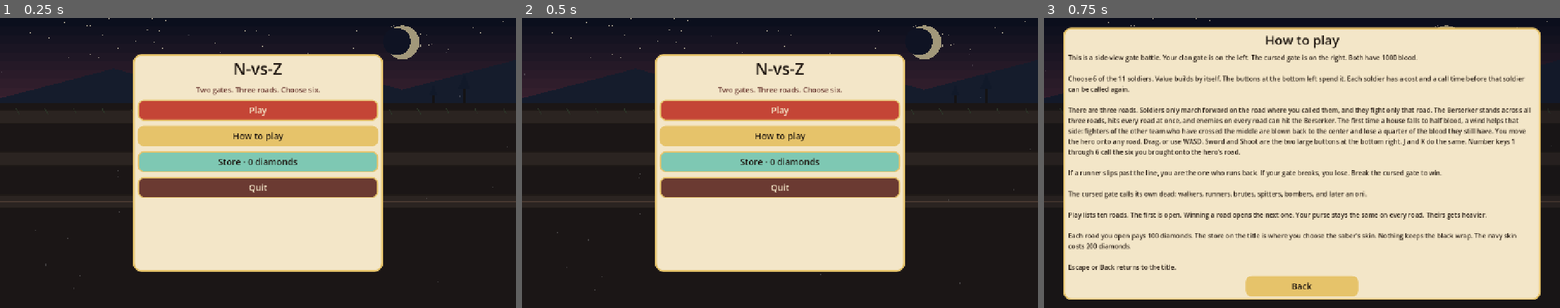
Above: before the commit, frames 1-3 (left to right).
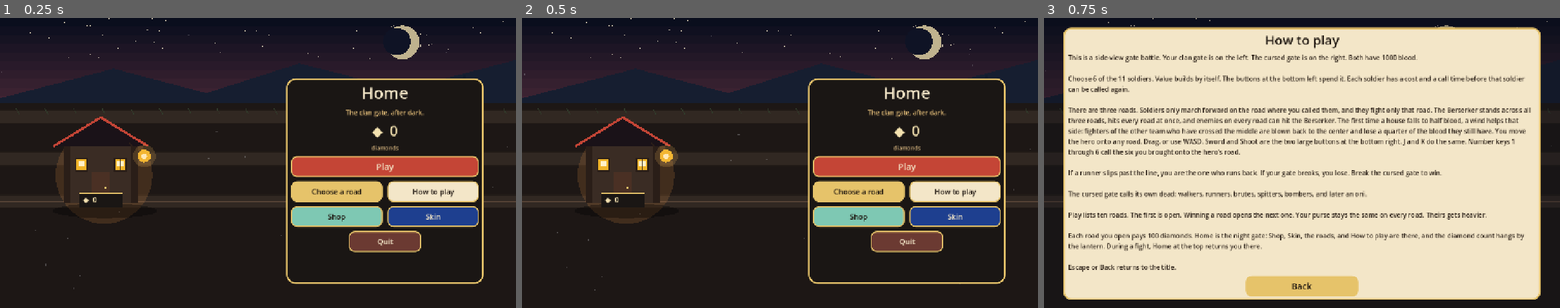
Above: after the commit, the same moments.

Repository: thomakhy025-code/n-vs-z
Game: Godot game, scene res://scenes/main.tscn
Two runs of this game, one before a commit and one after it. Both use one fixed random seed, a clock stepped at 60 frames per second and the inputs below.
Inputs:
- Up to frame 1 (0.25 s): no input
- Up to frame 2 (0.5 s): no input
- Up to frame 3 (0.75 s): click "How to play" at 0.5 s

The runs differ from the first frame. In frame 1, 44% of the frame differs, in the area x 5-98%, y 0-92%; in frame 2, 44%; in frame 3, 1.2%.

Commit message:
Add a night home porch you can open from a fight.
Co-authored-by: Cursor <cursoragent@cursor.com>

Diff:
--- a/scripts/battle.gd
+++ b/scripts/battle.gd
@@ -62,6 +62,7 @@
 var sword_btn: Button
 var shoot_btn: Button
 var pause_btn: Button
+var home_btn: Button
 var player_track: ColorRect
 var enemy_track: ColorRect
 var hint: Label
@@ -194,6 +195,12 @@
 	UiSkin.apply(pause_btn, Color("f3e6c8"), 16)
 	pause_btn.pressed.connect(_toggle_pause)
 	hud.add_child(pause_btn)
+	home_btn = Button.new()
+	home_btn.text = "Home"
+	home_btn.focus_mode = Control.FOCUS_NONE
+	UiSkin.apply(home_btn, Color("e6c36a"), 16)
+	home_btn.pressed.connect(_go_home)
+	hud.add_child(home_btn)
 	sword_btn = Button.new()
 	sword_btn.text = "SWORD"
 	shoot_btn = Button.new()
@@ -292,8 +299,11 @@
 		player_track.position = Vector2(24, 48)
 		enemy_track.position = Vector2(size.x - 244, 48)
 	if pause_btn != null:
-		pause_btn.position = Vector2(size.x * 0.5 - 46, 66)
+		pause_btn.position = Vector2(size.x * 0.5 + 6.0, 66)
 		pause_btn.size = Vector2(92, 36)
+	if home_btn != null:
+		home_btn.position = Vector2(size.x * 0.5 - 98.0, 66)
+		home_btn.size = Vector2(92, 36)
 
 
 func _process(delta: float) -> void:
@@ -703,7 +713,7 @@
 		actions.append({"text": "Next level", "color": Color("c44536"), "call": Callable(get_parent(), "next_level")})
 	actions.append({"text": "Rematch", "color": Color("e6c36a"), "call": Callable(get_parent(), "rematch")})
 	actions.append({"text": "Change the six", "color": Color("d7c4a3"), "call": Callable(get_parent(), "change_squad")})
-	actions.append({"text": "Title", "color": Color("f7f1df"), "call": Callable(get_parent(), "show_title")})
+	actions.append({"text": "Home", "color": Color("f7f1df"), "call": Callable(get_parent(), "show_title")})
 	end_layer = _overlay(title, body, actions)
 	layer.add_child(end_layer)
 
@@ -717,10 +727,17 @@
 	paused = true
 	pause_layer = _overlay("Paused", "The road waits. Your soldiers hold still until you return.", [
 		{"text": "Resume", "color": Color("7dce6a"), "call": Callable(self, "_close_pause")},
+		{"text": "Home", "color": Color("e6c36a"), "call": Callable(self, "_go_home")},
 		{"text": "Rematch", "color": Color("c44536"), "call": Callable(get_parent(), "rematch")},
-		{"text": "Change the six", "color": Color("e6c36a"), "call": Callable(get_parent(), "change_squad")},
+		{"text": "Change the six", "color": Color("d7c4a3"), "call": Callable(get_parent(), "change_squad")},
 	])
 	layer.add_child(pause_layer)
+
+
+func _go_home() -> void:
+	var host := get_parent()
+	if host != null and host.has_method("show_title"):
+		host.show_title()
 
 
 func _close_pause() -> void:
--- a/scripts/main.gd
+++ b/scripts/main.gd
@@ -21,7 +21,7 @@
 
 Play lists ten roads. The first is open. Winning a road opens the next one. Your purse stays the same on every road. Theirs gets heavier.
 
-Each road you open pays 100 diamonds. The store on the title is where you choose the saber's skin. Nothing keeps the black wrap. The navy skin costs 200 diamonds.
+Each road you open pays 100 diamonds. Home is the night gate: Shop, Skin, the roads, and How to play are there, and the diamond count hangs by the lantern. During a fight, Home at the top returns you there.
 
 Escape or Back returns to the title."
 
@@ -123,7 +123,7 @@
 func _unhandled_input(event: InputEvent) -> void:
 	if not event.is_action_pressed("pause"):
 		return
-	if screen == "how" or screen == "levels" or screen == "store":
+	if screen == "how" or screen == "levels" or screen == "shop" or screen == "skin":
 		_show_menu()
 		get_viewport().set_input_as_handled()
 	elif screen == "select":
@@ -140,39 +140,70 @@
 	add_child(root)
 	root.add_child(SceneryScript.new())
 	var dim := ColorRect.new()
-	dim.color = Color(0.04, 0.05, 0.09, 0.35)
+	dim.color = Color(0.02, 0.03, 0.08, 0.22)
 	dim.set_anchors_preset(Control.PRESET_FULL_RECT)
 	dim.mouse_filter = Control.MOUSE_FILTER_IGNORE
 	root.add_child(dim)
+	var yard := HomeYard.new()
+	yard.diamonds = diamonds
+	root.add_child(yard)
 	var panel := PanelContainer.new()
 	panel.set_anchors_preset(Control.PRESET_CENTER)
-	panel.offset_left = -310
-	panel.offset_right = 310
-	panel.offset_top = -270
-	panel.offset_bottom = 270
-	panel.add_theme_stylebox_override("panel", UiSkin.panel(Color("f3e6c8"), Color("e6c36a"), 20, 4))
+	panel.offset_left = 70
+	panel.offset_right = 560
+	panel.offset_top = -210
+	panel.offset_bottom = 300
+	panel.add_theme_stylebox_override("panel", UiSkin.panel(Color("1a1614"), Color("e6c36a"), 22, 4))
 	root.add_child(panel)
 	var box := VBoxContainer.new()
-	box.add_theme_constant_override("separation", 12)
+	box.add_theme_constant_override("separation", 10)
 	panel.add_child(box)
-	var title := UiSkin.label("N-vs-Z", 40, Color("1c140e"))
+	var title := UiSkin.label("Home", 40, Color("f3e6c8"))
 	title.horizontal_alignment = HORIZONTAL_ALIGNMENT_CENTER
 	title.mouse_filter = Control.MOUSE_FILTER_IGNORE
 	box.add_child(title)
-	var sub := UiSkin.label("Two gates. Three roads. Choose six.", 18, Color("6b3a32"))
-	sub.horizontal_alignment = HORIZONTAL_ALIGNMENT_CENTER
-	sub.mouse_filter = Control.MOUSE_FILTER_IGNORE
-	box.add_child(sub)
+	var night := UiSkin.label("The clan gate, after dark.", 16, Color("e7c07a"))
+	night.horizontal_alignment = HORIZONTAL_ALIGNMENT_CENTER
+	night.mouse_filter = Control.MOUSE_FILTER_IGNORE
+	box.add_child(night)
+	var purse := UiSkin.label("◆  %d" % diamonds, 34, Color("f4e2b0"))
+	purse.horizontal_alignment = HORIZONTAL_ALIGNMENT_CENTER
+	purse.mouse_filter = Control.MOUSE_FILTER_IGNORE
+	box.add_child(purse)
+	var diamonds_name := UiSkin.label("diamonds", 14, Color("c4a574"))
+	diamonds_name.horizontal_alignment = HORIZONTAL_ALIGNMENT_CENTER
+	diamonds_name.mouse_filter = Control.MOUSE_FILTER_IGNORE
+	box.add_child(diamonds_name)
 	var nxt := _next_index()
 	if nxt >= 1:
 		var road: Dictionary = Levels.level(nxt)
-		box.add_child(_menu_button("Next level · %s" % str(road["name"]), Color("c44536"), next_level))
-		box.add_child(_menu_button("Choose a road", Color("e6c36a"), _show_levels))
+		box.add_child(_menu_button("Next level · %s" % str(road["name"]), Color("c44536"), next_level, 420))
 	else:
-		box.add_child(_menu_button("Play", Color("c44536"), _show_levels))
-	box.add_child(_menu_button("How to play", Color("e6c36a"), _show_how))
-	box.add_child(_menu_button("Store · %d diamonds" % diamonds, Color("7ec8b3"), _show_store))
-	box.add_child(_menu_button("Quit", Color("6b3a32"), func() -> void: get_tree().quit()))
+		box.add_child(_menu_button("Play", Color("c44536"), _show_levels, 420))
+	box.add_child(_home_pair(
+		"Choose a road", Color("e6c36a"), _show_levels,
+		"How to play", Color("f3e6c8"), _show_how
+	))
+	box.add_child(_home_pair(
+		"Shop", Color("7ec8b3"), _show_shop,
+		"Skin", Color("1e3f8f"), _show_skin
+	))
+	var quit := _menu_button("Quit", Color("6b3a32"), func() -> void: get_tree().quit(), 180, 18)
+	quit.size_flags_horizontal = Control.SIZE_SHRINK_CENTER
+	box.add_child(quit)
+
+
+func _home_pair(left_text: String, left_color: Color, left_call: Callable, right_text: String, right_color: Color, right_call: Callable) -> HBoxContainer:
+	var row := HBoxContainer.new()
+	row.alignment = BoxContainer.ALIGNMENT_CENTER
+	row.add_theme_constant_override("separation", 12)
+	var left := _menu_button(left_text, left_color, left_call, 204, 18)
+	left.size_flags_horizontal = Control.SIZE_EXPAND_FILL
+	var right := _menu_button(right_text, right_color, right_call, 204, 18)
+	right.size_flags_horizontal = Control.SIZE_EXPAND_FILL
+	row.add_child(left)
+	row.add_child(right)
+	return row
 
 
 func _show_how() -> void:
@@ -194,14 +225,64 @@
 	box.add_child(back)
 
 
-func _show_store() -> void:
-	screen = "store"
-	var box := _open_page("Store")
-	var purse := UiSkin.label("Diamonds  %d" % diamonds, 22, Color("1c140e"))
+func _show_shop() -> void:
+	screen = "shop"
+	var box := _open_page("Shop")
+	var purse := UiSkin.label("◆  %d diamonds" % diamonds, 22, Color("1c140e"))
 	purse.horizontal_alignment = HORIZONTAL_ALIGNMENT_CENTER
 	purse.mouse_filter = Control.MOUSE_FILTER_IGNORE
 	box.add_child(purse)
-	var pay := UiSkin.label("Choose what the saber wears. A new road pays %d diamonds." % ROAD_DIAMONDS, 16, Color("6b3a32"))
+	var pay := UiSkin.label("A new road pays %d diamonds. Skins are worn from the home porch." % ROAD_DIAMONDS, 16, Color("6b3a32"))
+	pay.horizontal_alignment = HORIZONTAL_ALIGNMENT_CENTER
+	pay.autowrap_mode = TextServer.AUTOWRAP_WORD_SMART
+	pay.mouse_filter = Control.MOUSE_FILTER_IGNORE
+	box.add_child(pay)
+	var stage := SaberPreview.new()
+	stage.navy = true
+	stage.custom_minimum_size = Vector2(0, 220)
+	stage.size_flags_horizontal = Control.SIZE_EXPAND_FILL
+	stage.mouse_filter = Control.MOUSE_FILTER_IGNORE
+	box.add_child(stage)
+	var name := UiSkin.label("Navy saber skin", 26, Color("1c140e"))
+	name.horizontal_alignment = HORIZONTAL_ALIGNMENT_CENTER
+	name.mouse_filter = Control.MOUSE_FILTER_IGNORE
+	box.add_child(name)
+	var blurb := UiSkin.label("Navy hood, gold trim, red scarf, and the long grey sword.", 16, Color("2c2118"))
+	blurb.horizontal_alignment = HORIZONTAL_ALIGNMENT_CENTER
+	blurb.autowrap_mode = TextServer.AUTOWRAP_WORD_SMART
+	blurb.mouse_filter = Control.MOUSE_FILTER_IGNORE
+	box.add_child(blurb)
+	var caption := "Owned"
+	var color := Color("e6c36a")
+	if not saber_skin:
+		caption = "Unlock for %d diamonds" % SABER_SKIN_COST
+		color = Color("1e3f8f")
+	var buy := _menu_button(caption, color, _buy_saber_skin)
+	buy.disabled = saber_skin or diamonds < SABER_SKIN_COST
+	buy.size_flags_horizontal = Control.SIZE_SHRINK_CENTER
+	box.add_child(buy)
+	var back := _menu_button("Back", Color("e6c36a"), _show_menu)
+	back.size_flags_horizontal = Control.SIZE_SHRINK_CENTER
+	box.add_child(back)
+
+
+func _buy_saber_skin() -> void:
+	if saber_skin or diamonds < SABER_SKIN_COST:
+		return
+	diamonds -= SABER_SKIN_COST
+	saber_skin = true
+	_save_progress()
+	_show_shop()
+
+
+func _show_skin() -> void:
+	screen = "skin"
+	var box := _open_page("Skin")
+	var purse := UiSkin.label("◆  %d diamonds" % diamonds, 22, Color("1c140e"))
+	purse.horizontal_alignment = HORIZONTAL_ALIGNMENT_CENTER
+	purse.mouse_filter = Control.MOUSE_FILTER_IGNORE
+	box.add_child(purse)
+	var pay := UiSkin.label("Choose what the saber wears.", 16, Color("6b3a32"))
 	pay.horizontal_alignment = HORIZONTAL_ALIGNMENT_CENTER
 	pay.mouse_filter = Control.MOUSE_FILTER_IGNORE
 	box.add_child(pay)
@@ -240,14 +321,14 @@
 	var caption := "Wearing this"
 	var color := Color("e6c36a")
 	if navy and not saber_skin:
-		caption = "Unlock for %d diamonds" % SABER_SKIN_COST
+		caption = "In the shop"
 		color = Color("1e3f8f")
 		wearing = false
 	elif not wearing:
 		caption = "Wear this"
 		color = Color("1e3f8f") if navy else Color("1a1216")
 	var button := _menu_button(caption, color, _wear_saber.bind(navy))
-	button.disabled = wearing or (navy and not saber_skin and diamonds < SABER_SKIN_COST)
+	button.disabled = wearing or (navy and not saber_skin)
 	button.custom_minimum_size = Vector2(280, 52)
 	column.add_child(button)
 	return column
@@ -256,16 +337,13 @@
 func _wear_saber(navy: bool) -> void:
 	if navy:
 		if not saber_skin:
-			if diamonds < SABER_SKIN_COST:
-				return
-			diamonds -= SABER_SKIN_COST
-			saber_skin = true
+			return
 		saber_worn = "navy"
 	else:
 		saber_worn = "none"
 	Painter.saber_navy = saber_worn == "navy"
 	_save_progress()
-	_show_store()
+	_show_skin()
 
 
 func _show_levels() -> void:
@@ -812,12 +890,12 @@
 	return found
 
 
-func _menu_button(text: String, color: Color, action: Callable) -> Button:
+func _menu_button(text: String, color: Color, action: Callable, wide: float = 280.0, font_px: int = 22) -> Button:
 	var button := Button.new()
 	button.text = text
-	button.custom_minimum_size = Vector2(280, 52)
+	button.custom_minimum_size = Vector2(wide, 52)
 	var lum := color.r * 0.3 + color.g * 0.59 + color.b * 0.11
-	UiSkin.apply(button, color, 22, Color("1c140e") if lum > 0.62 else Color("f3e6c8"))
+	UiSkin.apply(button, color, font_px, Color("1c140e") if lum > 0.62 else Color("f3e6c8"))
 	button.pressed.connect(func() -> void:
 		Sfx.play("click", 1.0, -6.0)
 		action.call()
@@ -825,6 +903,49 @@
 	return button
 
 
+class HomeYard:
+	extends Node2D
+
+	var diamonds: int = 0
+
+	func _draw() -> void:
+		var size := get_viewport_rect().size
+		var foot := Vector2(250.0, size.y * 0.64)
+		draw_circle(foot + Vector2(8.0, -70.0), 120.0, Color(1.0, 0.62, 0.28, 0.16))
+		draw_ellipse(foot + Vector2(10.0, 18.0), 130.0, 18.0, Color(0, 0, 0, 0.35))
+		var wall := Rect2(foot.x - 92.0, foot.y - 150.0, 184.0, 150.0)
+		draw_rect(wall, Color("3a2c24"))
+		draw_rect(Rect2(wall.position.x, wall.position.y, 16.0, wall.size.y), Color("2a1e18"))
+		draw_rect(Rect2(wall.end.x - 16.0, wall.position.y, 16.0, wall.size.y), Color("2a1e18"))
+		draw_colored_polygon(PackedVector2Array([
+			Vector2(foot.x - 118.0, foot.y - 142.0),
+			Vector2(foot.x, foot.y - 214.0),
+			Vector2(foot.x + 118.0, foot.y - 142.0),
+		]), Color("1a1218"))
+		draw_line(Vector2(foot.x - 118.0, foot.y - 142.0), Vector2(foot.x, foot.y - 214.0), Color("c44536"), 6.0)
+		draw_line(Vector2(foot.x, foot.y - 214.0), Vector2(foot.x + 118.0, foot.y - 142.0), Color("c44536"), 6.0)
+		_window(foot + Vector2(-48.0, -96.0))
+		_window(foot + Vector2(48.0, -96.0))
+		draw_rect(Rect2(foot.x - 22.0, foot.y - 78.0, 44.0, 78.0), Color("4a3024"))
+		draw_circle(foot + Vector2(12.0, -40.0), 3.0, Color("e6c36a"))
+		var lamp := foot + Vector2(108.0, -118.0)
+		draw_line(Vector2(foot.x + 70.0, foot.y - 150.0), lamp, Color("2a1e18"), 3.0)
+		draw_circle(lamp, 16.0, Color("f0b429"))
+		draw_circle(lamp, 7.0, Color("fff1c9"))
+		draw_circle(lamp, 28.0, Color(1.0, 0.75, 0.35, 0.18))
+		var plaque := Rect2(foot.x - 54.0, foot.y - 28.0, 108.0, 36.0)
+		draw_rect(plaque, Color("1a1614"))
+		draw_rect(Rect2(plaque.position.x, plaque.position.y, plaque.size.x, 3.0), Color("e6c36a"))
+		var font := ThemeDB.fallback_font
+		draw_string(font, plaque.position + Vector2(10.0, 25.0), "◆  %d" % diamonds, HORIZONTAL_ALIGNMENT_LEFT, 90.0, 18, Color("f4e2b0"))
+
+	func _window(at: Vector2) -> void:
+		draw_rect(Rect2(at.x - 16.0, at.y - 18.0, 32.0, 36.0), Color("2a1e18"))
+		draw_rect(Rect2(at.x - 12.0, at.y - 14.0, 24.0, 28.0), Color("f0b429"))
+		draw_rect(Rect2(at.x - 8.0, at.y - 10.0, 16.0, 12.0), Color("fff1c9"))
+		draw_line(at + Vector2(0.0, -14.0), at + Vector2(0.0, 14.0), Color("2a1e18"), 2.0)
+
+
 class SaberPreview:
 	extends Control
 
Not shown, changed: docs/index.pck
